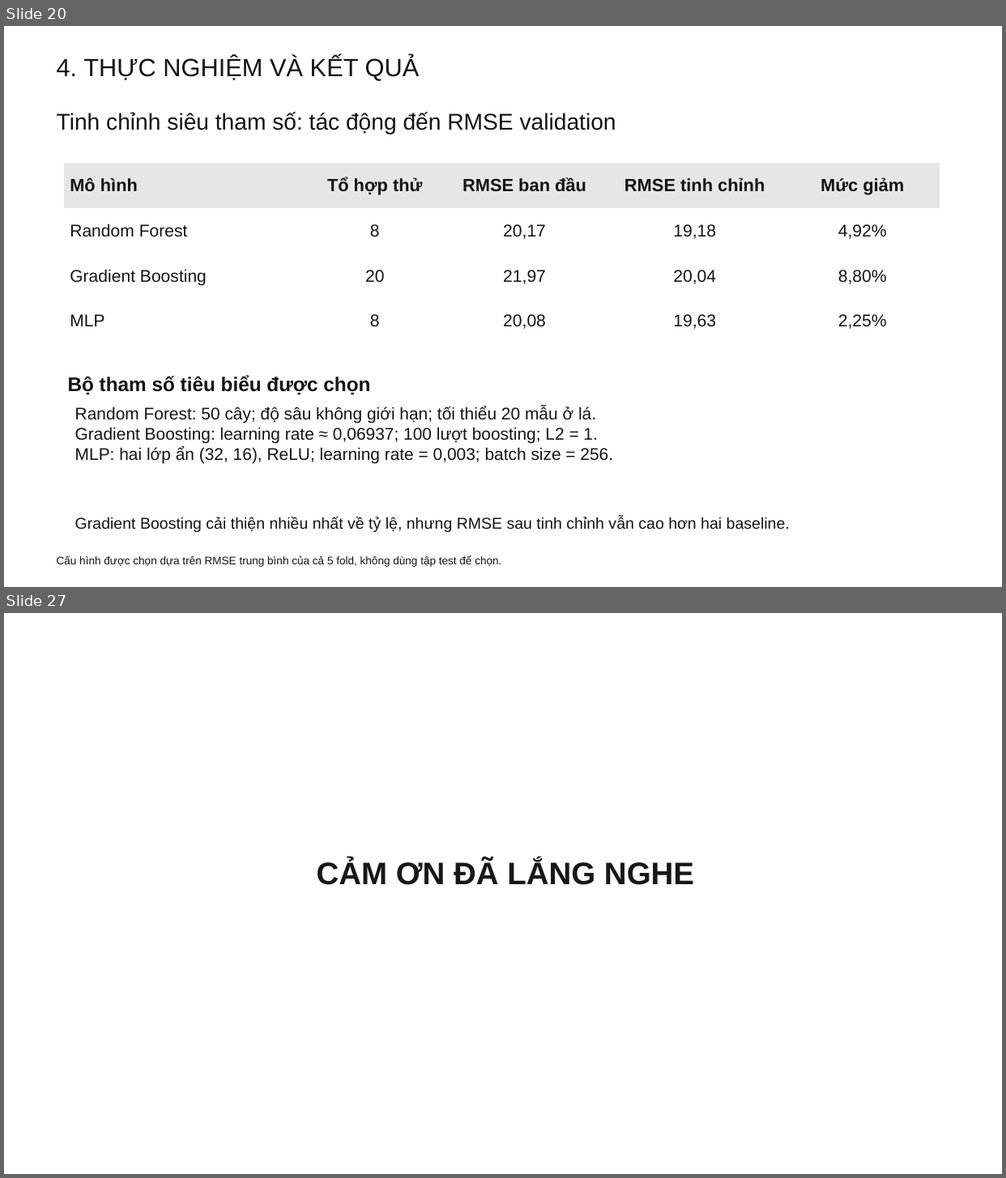
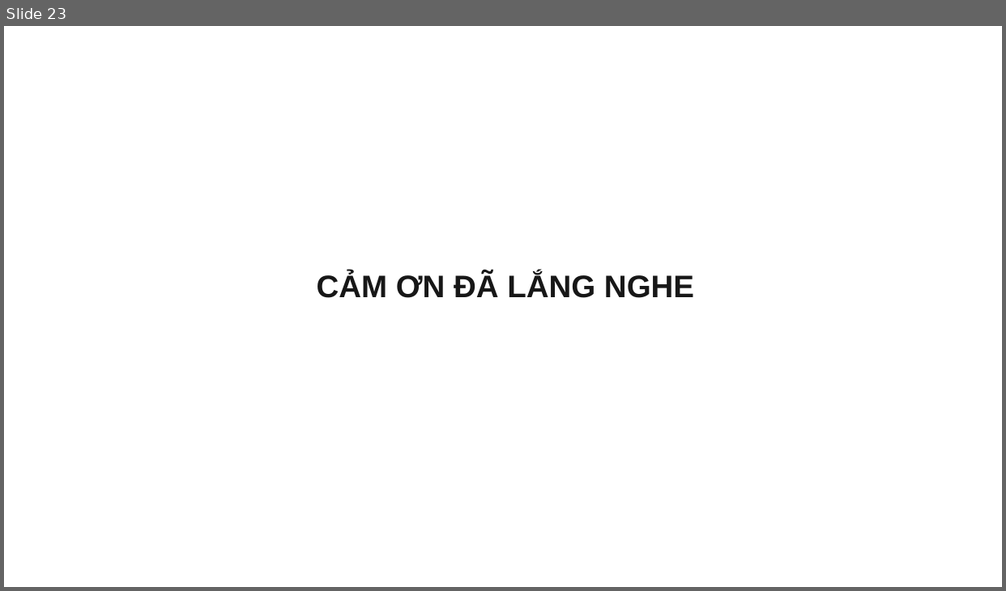
Before and after one commit to bjruly/sgu_finalproject_machinelearning_2026-2027, a slide deck: docs/Nhom10__Slide.pptx. Shown one above the other, each under a label of ours: slides 20 and 27 before the commit, slide 23 after it; the slides between them are not shown. The pictures are 1006x1178 and 1006x591 pixels, drawn with LibreOffice and Linux fonts; fonts in the diff are those of the drawing. Boxes give left, top, right and bottom in pixels: in the first picture for what was removed or moved away, otherwise in the second. Text is boxed around its words. In the diff, an @@ line names an element or a change of style, - is before the commit and + after.

Commit message:
Rework slides to follow the course report structure
- Thêm thách thức, đóng góp, thiết lập và độ đo, danh sách 8 thí nghiệm
  trước kết quả, hàm mất mát, importance của RF, độ chắc chắn (bootstrap,
  seed, epoch MLP), phân tích overfitting, đánh giá tổng thể, hướng phát
  triển; ghi chú trình bày cho mọi slide.
- Công trình liên quan viết lại theo ba bài gốc (Seng, Bekkar, Wei).
- Bảng sai số theo mức PM2.5 dùng biên mới; mọi bảng đọc số từ CSV.
- Chuyển chi tiết sang phụ lục B1–B9 và A.

```diff
--- a/docs/Nhom10__Slide.pptx
+++ b/docs/Nhom10__Slide.pptx
@@ slide 20 removed at [4,26,1002,587], background #FFFFFF @@
@@ text removed at [57,56,420,80] @@
-4. THỰC NGHIỆM VÀ KẾT QUẢ
@@ text removed at [57,112,616,135] @@
-Tinh chỉnh siêu tham số: tác động đến RMSE validation
@@ table removed at [64,163,940,344], 4 rows, 5 columns @@
-Mô hình | Tổ hợp thử | RMSE ban đầu | RMSE tinh chỉnh | Mức giảm
-Random Forest | 8 | 20,17 | 19,18 | 4,92%
-Gradient Boosting | 20 | 21,97 | 20,04 | 8,80%
-MLP | 8 | 20,08 | 19,63 | 2,25%
@@ text removed at [68,375,370,395] @@
-Bộ tham số tiêu biểu được chọn
@@ text removed at [75,407,613,464] @@
-Random Forest: 50 cây; độ sâu không giới hạn; tối thiểu 20 mẫu ở lá.
-Gradient Boosting: learning rate ≈ 0,06937; 100 lượt boosting; L2 = 1.
-MLP: hai lớp ẩn (32, 16), ReLU; learning rate = 0,003; batch size = 256.
@@ text removed at [75,517,790,532] @@
-Gradient Boosting cải thiện nhiều nhất về tỷ lệ, nhưng RMSE sau tinh chỉnh vẫn cao hơn hai baseline.
@@ text removed at [57,557,501,567] @@
-Cấu hình được chọn dựa trên RMSE trung bình của cả 5 fold, không dùng tập test để chọn.
@@ what was slide 27 is now slide 23 @@
```
Also in this commit, not shown: 11 slides changed, 20 slides added, 14 other slides removed.
